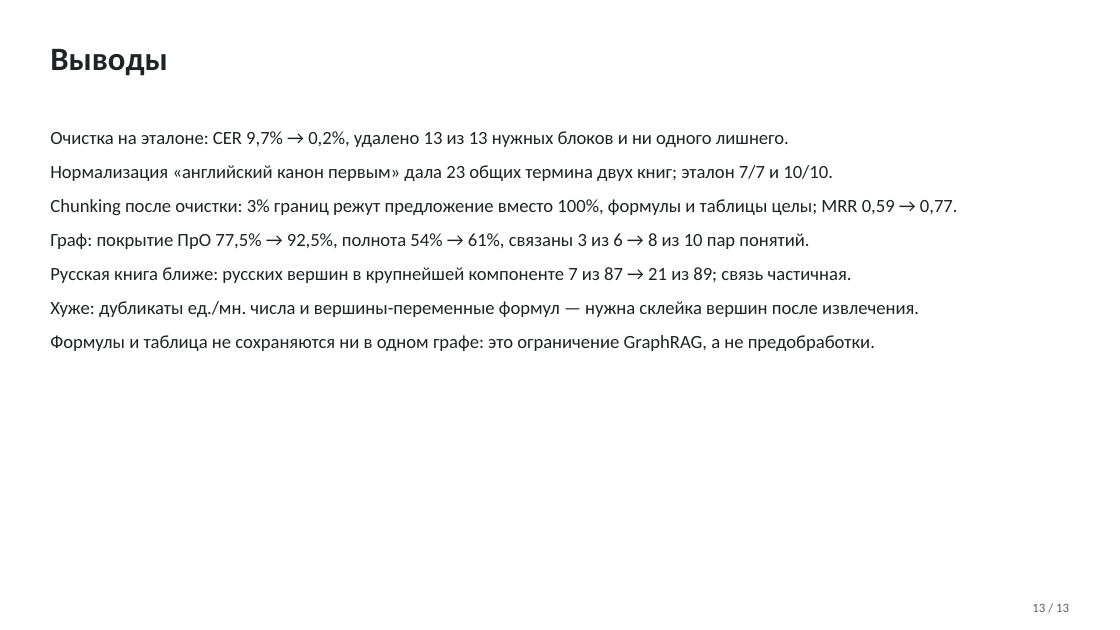
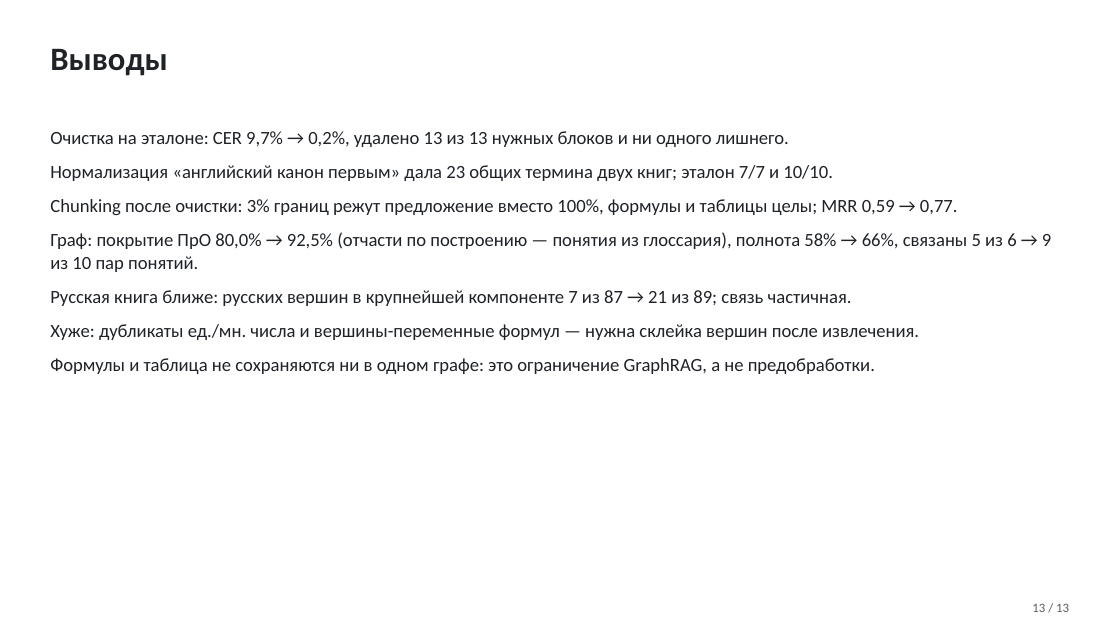
Before and after one commit to TeaDove/mam-26-1, a slide deck: slide 13 of 1-graph/lab-2/results/presentation.pptx. Drawn at 1120x630 pixels with LibreOffice and Linux fonts; fonts in the diff are those of the drawing; background and template pictures are left out. Boxes give left, top, right and bottom in pixels: in the first picture for what was removed or moved away, otherwise in the second. Text is boxed around its words. In the diff, an @@ line names an element or a change of style, - is before the commit and + after.

```diff
--- a/1-graph/lab-2/results/presentation.pptx
+++ b/1-graph/lab-2/results/presentation.pptx
@@ text at <box>50,232,1051,272</box>: text changed @@
-Граф: покрытие ПрО 77,5% → 92,5%, полнота 54% → 61%, связаны 3 из 6 → 8 из 10 пар понятий.
+Граф: покрытие ПрО 80,0% → 92,5% (отчасти по построению — понятия из глоссария), полнота 58% → 66%, связаны 5 из 6 → 9 из 10 пар понятий.
```
Also in this commit, not shown: 4 other slides changed, 25 other files.
